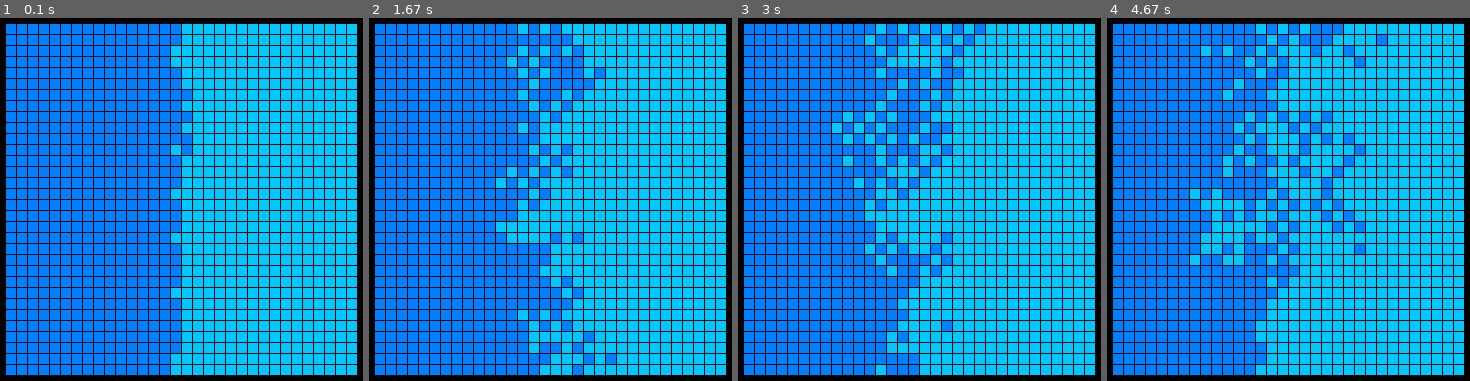
Above: before the commit, frames 1-4 (left to right).
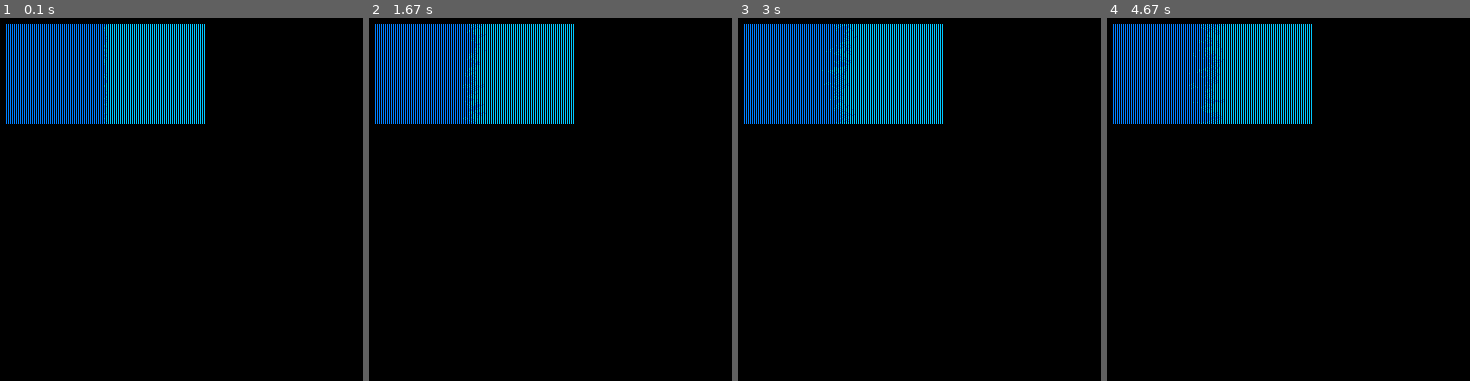
Above: after the commit, the same moments.

Repository: PratikshaJain37/Pixels-Fighting-pygame
Game: pygame game, started from main.py
The game is run twice, just before and just after one commit, with the same random seed, the same clock (stepped at 60 frames per second) and the same inputs.
Inputs:
- Up to frame 1 (0.1 s): no input
- Up to frame 2 (1.67 s): no input
- Up to frame 3 (3 s): no input
- Up to frame 4 (4.67 s): no input

The runs differ from the first frame. In frame 1, 75% of the frame differs, in the area x 1-99%, y 1-99%; in frame 2, 75%; in frame 3, 75%; in frame 4, 75%.

Commit message:
v1.3: Added comments, and changed number of squares

Diff:
--- a/helpers.py
+++ b/helpers.py
@@ -1,8 +1,14 @@
-# Helpers.py #
+# Helpers.py - Pixels Fighting #
 
+# ---------------------#
+
+# Imports #
 import random
 import numpy as np
 
+# ---------------------#
+
+# For updating the array
 def UpdateArray(current_status, INT):
     updated_status = np.zeros((INT,INT), dtype=int)
     for i in range(0,INT):
@@ -11,6 +17,7 @@
 
     return updated_status
 
+# For calculating status of individual box
 def GetStatus(alive_ratio):
     random_number = random.random()
     if random_number <= alive_ratio:
@@ -18,6 +25,7 @@
     else:
         return 0
 
+# For calculating alive ratio of individual box
 def GetAliveRatio(x,y,current_status_array,INT):
     around_alive = 0
     around_total = 0
@@ -35,3 +43,5 @@
 
 
     return around_alive/around_total
+
+# ---------------------#
--- a/main.py
+++ b/main.py
@@ -1,4 +1,4 @@
-# Main.py #
+# Main.py - Pixels Fighting #
 # Author: Pratiksha Jain #
 
 # ---------------------#
@@ -25,14 +25,14 @@
 BLUE = (0,200,255)
 
 # Initialize number of rows/columns
-INT = 32
+INT = 100
 INT_SQ = INT*INT
 
 # Initialize Status Array - Making an array with half dead and half alive
 zero = np.zeros((INT,INT//2), dtype=int)
 one = np.ones((INT,INT//2), dtype=int)
 current_status_array = np.concatenate((zero,one), axis=1)
-print(current_status_array)
+
 
 # ---------------------#
 
@@ -48,9 +48,9 @@
     # Function to draw python rect; color depends on alive status
     def draw(self):
         if self.alive == 0:
-            pygame.draw.rect(screen, DARK_BLUE, Rect(30 + 11*self.y, 30 + 11*self.x, 10,10))
+            pygame.draw.rect(screen, DARK_BLUE, Rect(30 + 2*self.y, 30 + 1*self.x, 1,1))
         else:
-            pygame.draw.rect(screen, BLUE, Rect(30 + 11*self.y, 30 + 11*self.x, 10,10))
+            pygame.draw.rect(screen, BLUE, Rect(30 + 2*self.y, 30 + 1*self.x, 1,1))
 
     # Function to update python rect; as per current_status_array
     def update(self):
@@ -83,17 +83,16 @@
         if event.type == pygame.QUIT:
             running = False
 
-    # For updating array
-    #screen.lock()
-
+    # For updating array and boxes status
     current_status_array = UpdateArray(current_status_array, INT)
     for box in boxes:
         box.update()
 
 
     # Refresh screen
-    #screen.unlock()
     pygame.display.update()
+
+    # For FPS of display
     clock.tick(10)
 
 # ---------------------#
Not shown, changed: .gitignore
